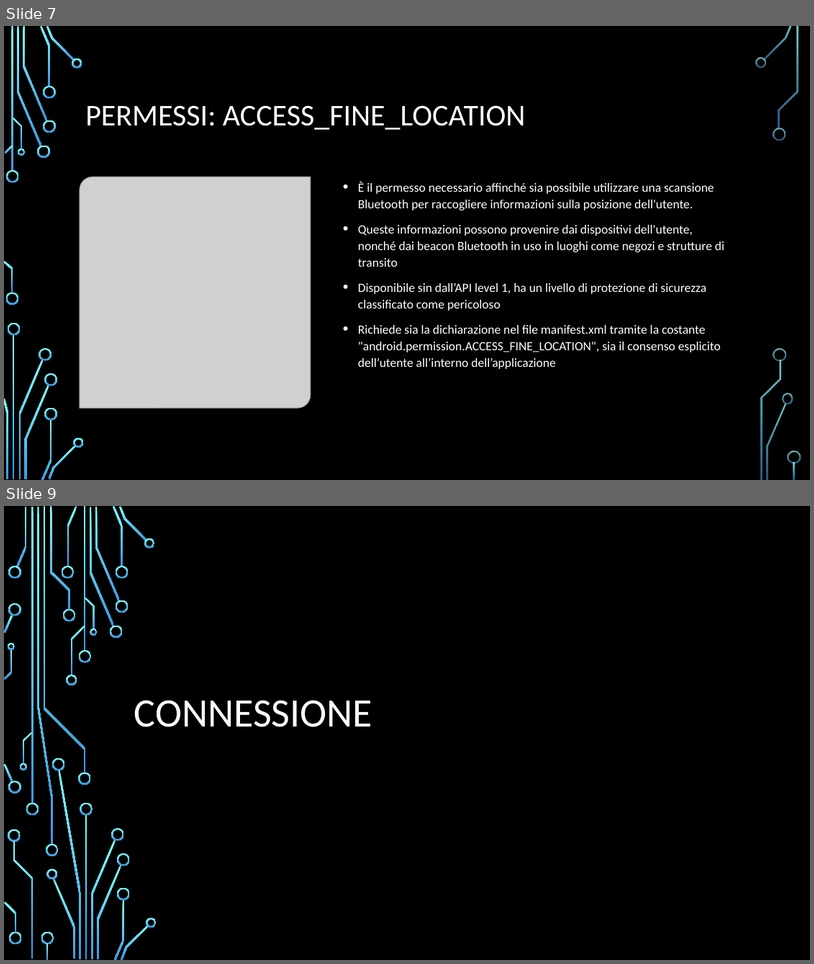
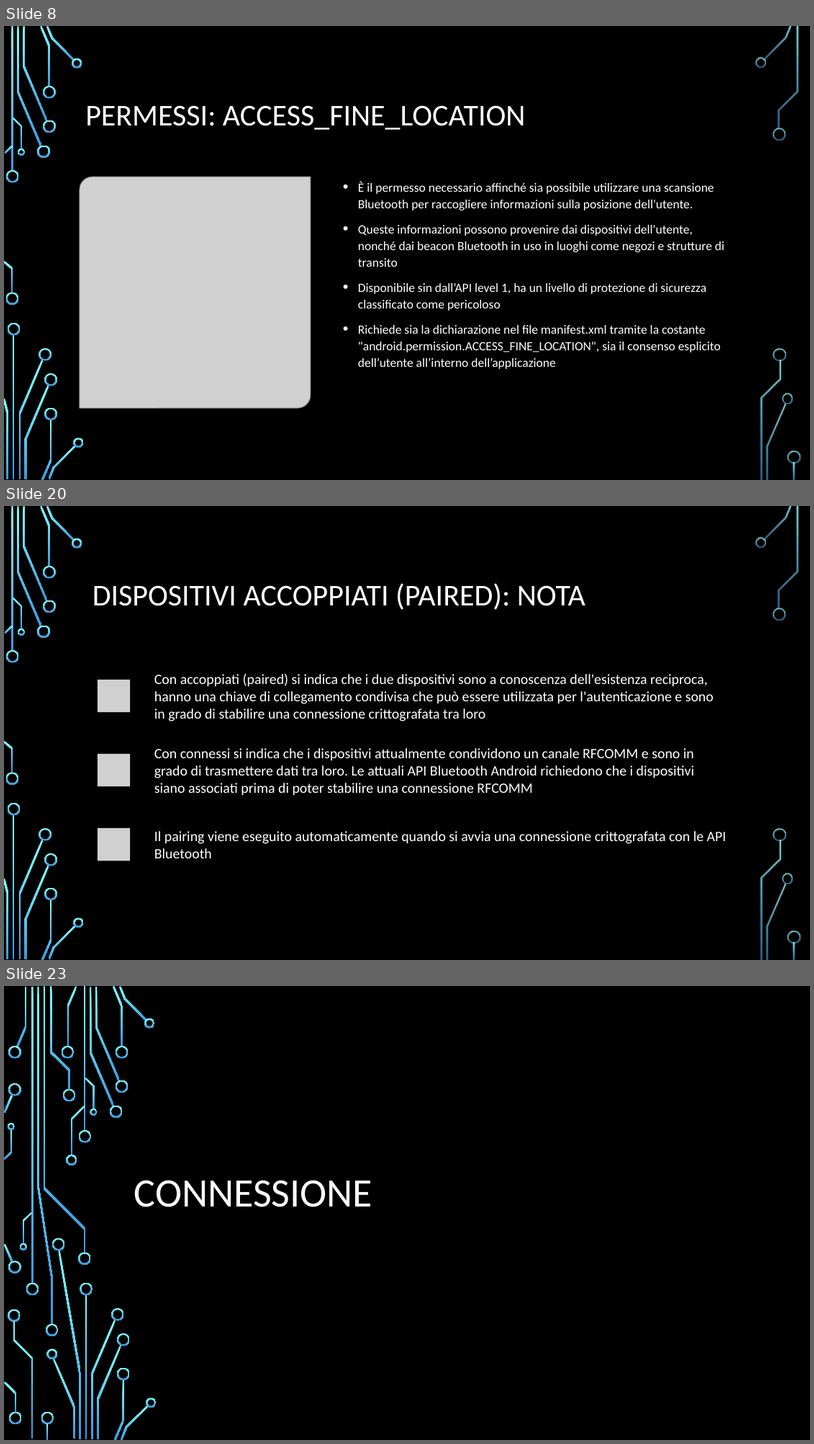
Before and after one commit to FNX-hub/ProgettoMP, a slide deck: Bluetooth.pptx. Shown one above the other, each under a label of ours: slides 7 and 9 before the commit, slides 8, 20 and 23 after it; the slides between them are not shown. The pictures are 814x964 and 814x1444 pixels, drawn with LibreOffice and Linux fonts; fonts in the diff are those of the drawing; grey boxes stand for pictures; background and template pictures are left out. Boxes give left, top, right and bottom in pixels: in the first picture for what was removed or moved away, otherwise in the second. Text is boxed around its words. In the diff, an @@ line names an element or a change of style, - is before the commit and + after.

```diff
--- a/Bluetooth.pptx
+++ b/Bluetooth.pptx
@@ slide 20 added at <box>4,506,810,960</box>, background picture (left out); not listed: 36 template elements that a slide beside it also shows @@
@@ title added at <box>93,583,586,610</box>, 36 pt, text #FFFFFF @@
+DISPOSITIVI ACCOPPIATI (PAIRED): NOTA
@@ group added at <box>80,667,735,874</box>: 3 rounded rectangles, 3 pictures, 3 texts @@
+Con accoppiati (paired) si indica che i due dispositivi sono a conoscenza dell'esistenza reciproca, hanno una chiave di collegamento condivisa che può essere utilizzata per l'autenticazione e sono in grado di stabilire una connessione crittografata tra loro
+Con connessi si indica che i dispositivi attualmente condividono un canale RFCOMM e sono in grado di trasmettere dati tra loro. Le attuali API Bluetooth Android richiedono che i dispositivi siano associati prima di poter stabilire una connessione RFCOMM
+Il pairing viene eseguito automaticamente quando si avvia una connessione crittografata con le API Bluetooth
@@ what was slide 7 is now slide 8 @@
@@ what was slide 9 is now slide 23 @@
```
Also in this commit, not shown: 7 slides changed, 13 other slides added, 1 slide removed.
